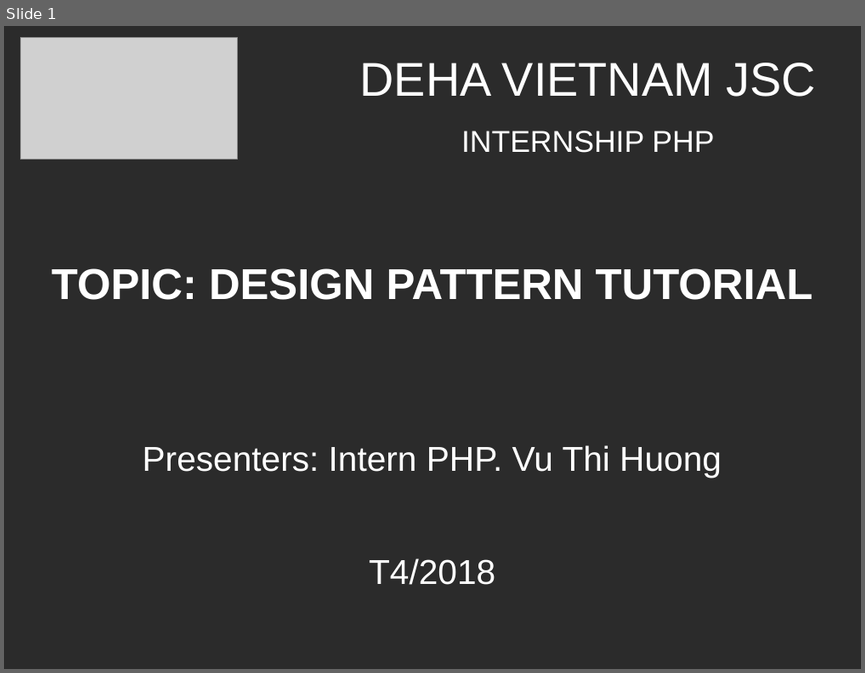
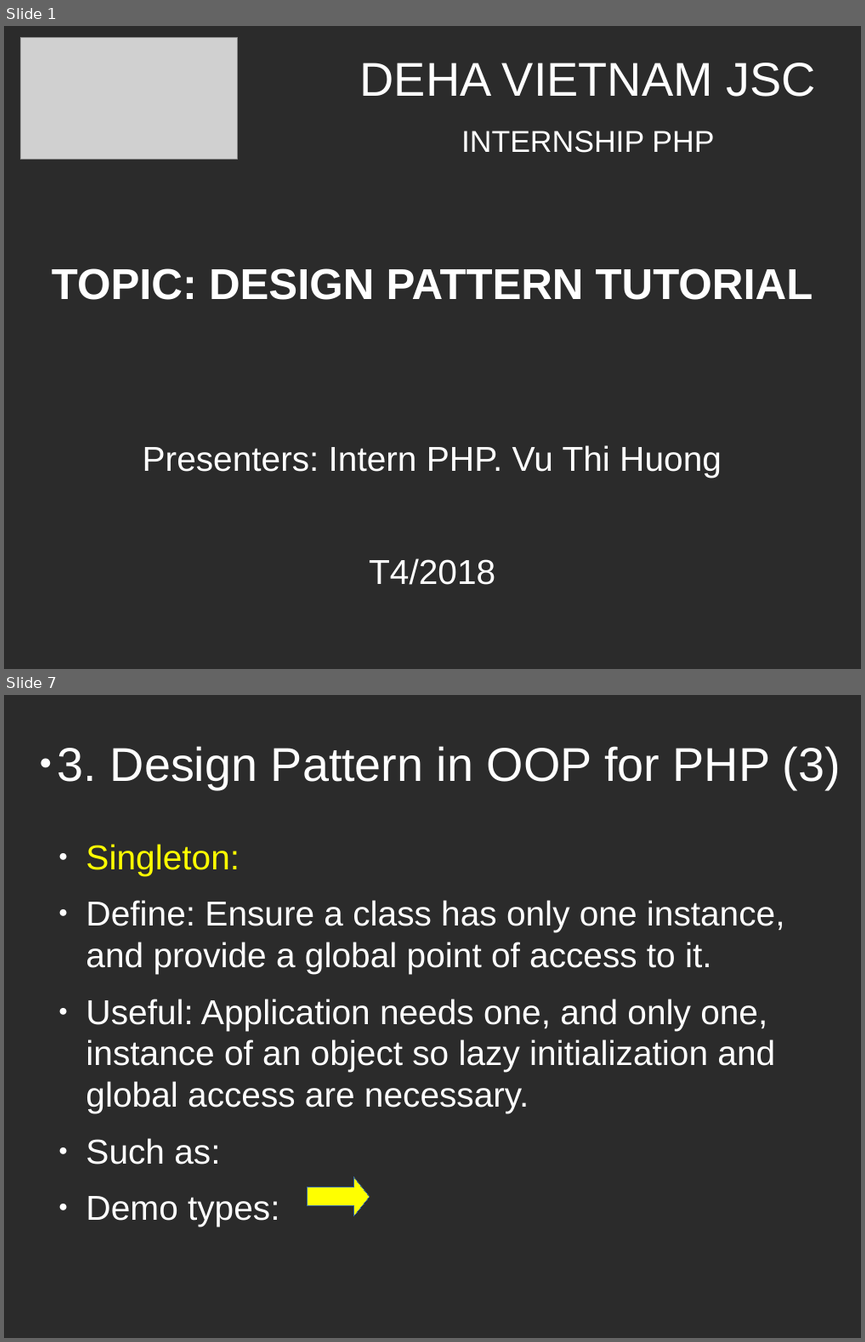
Before and after one commit to huongvt789/design-parttern, a slide deck: design-pattern.odp. Shown one above the other, each under a label of ours: slide 1 before the commit, slides 1 and 7 after it; the slides between them are not shown. The pictures are 865x673 and 865x1342 pixels, drawn with LibreOffice and Linux fonts; fonts in the diff are those of the drawing; grey boxes stand for pictures; background and template pictures are left out; a plain dark background stands for a picture behind light text. Boxes give left, top, right and bottom in pixels: in the first picture for what was removed or moved away, otherwise in the second. Text is boxed around its words. In the diff, an @@ line names an element or a change of style, - is before the commit and + after.

```diff
--- a/design-pattern.odp
+++ b/design-pattern.odp
@@ slide 7 added at (x1=4, y1=695, x2=861, y2=1338), background picture (left out) @@
@@ title added at (x1=58, y1=746, x2=840, y2=789), 43.9 pt, text #FFFFFF @@
+● 3. Design Pattern in OOP for PHP (3)
@@ text added at (x1=86, y1=844, x2=785, y2=1226), 32 pt, text #FFFFFF @@
+● Singleton:
+● Define: Ensure a class has only one instance, and provide a global point of access to it.
+● Useful: Application needs one, and only one, instance of an object so lazy initialization and global access are necessary.
+● Such as:
+● Demo types:
@@ right arrow added at (x1=307, y1=1177, x2=370, y2=1216), fill #FFFF00, outline #3465A4 0 pt @@
```
Also in this commit, not shown: 4 slides changed, 10 other slides added, 1 other file.
